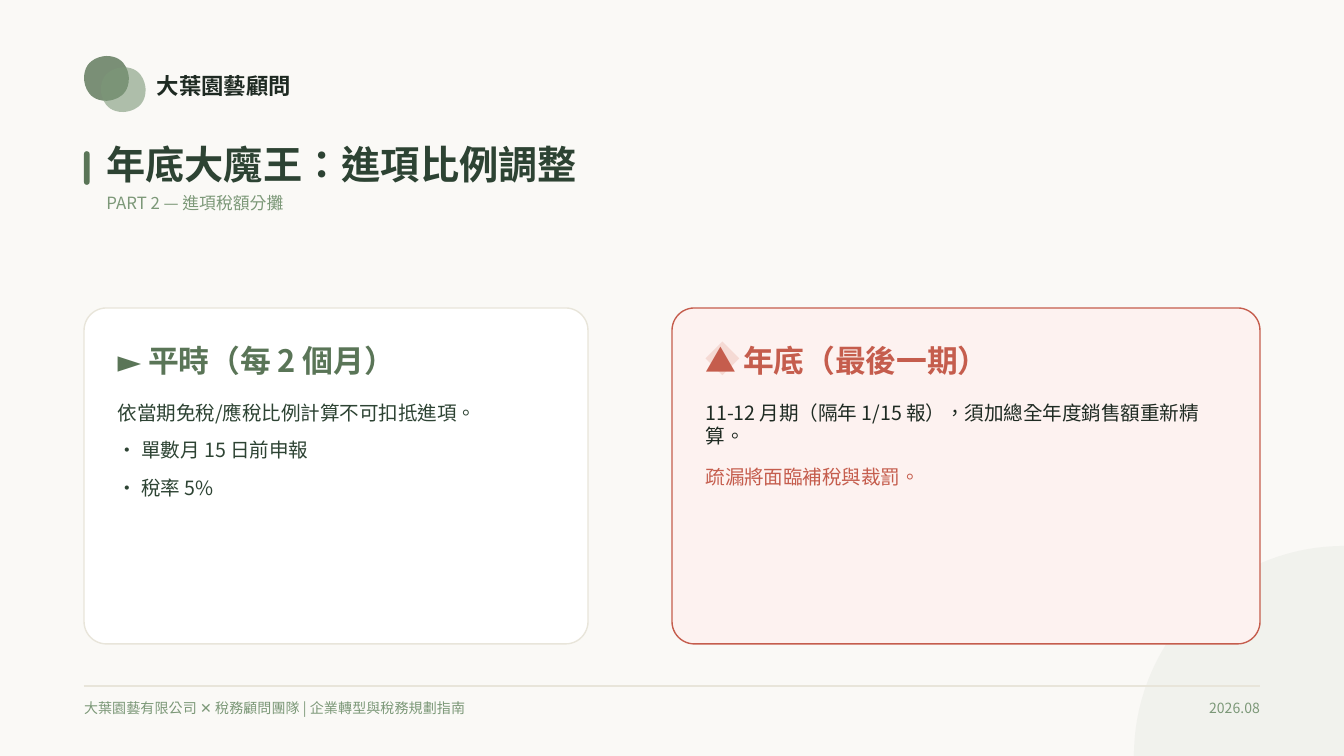
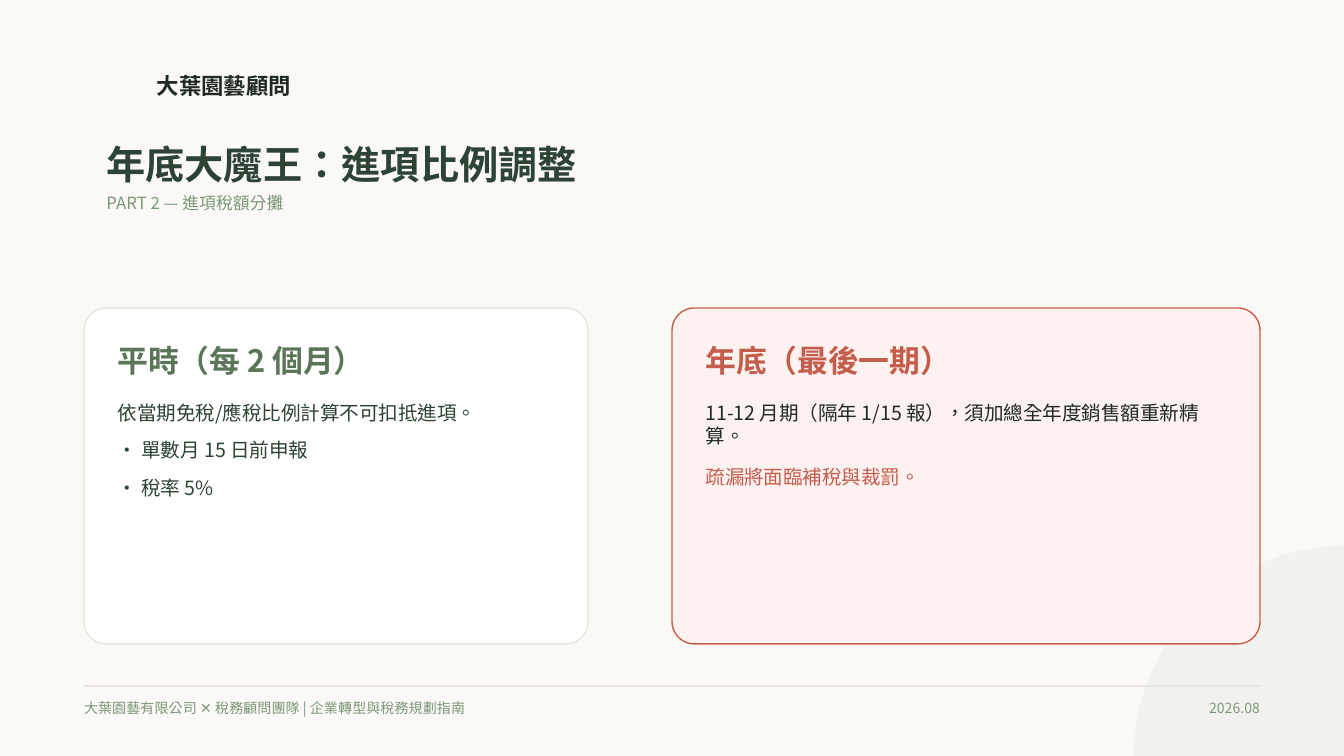
Before and after one commit to qwerty10218/horticulture-tax-case, a slide deck: slide 8 of 08_上台簡報準備/園藝公司設立與首年稅務規劃 (統一風格版).pptx. Drawn at 1344x756 pixels with LibreOffice and Linux fonts; fonts in the diff are those of the drawing. Boxes give left, top, right and bottom in pixels: in the first picture for what was removed or moved away, otherwise in the second. Text is boxed around its words. In the diff, an @@ line names an element or a change of style, - is before the commit and + after.

```diff
--- a/08_上台簡報準備/園藝公司設立與首年稅務規劃 (統一風格版).pptx
+++ b/08_上台簡報準備/園藝公司設立與首年稅務規劃 (統一風格版).pptx
@@ freeform shape removed at [83,56,128,101] @@
@@ freeform shape removed at [101,67,145,112] @@
@@ rounded rectangle removed at [83,151,89,184] @@
@@ text at [118,345,364,375]: text changed @@
-► 平時（每 2 個月）
+平時（每 2 個月）
@@ text at [706,345,951,375]: text changed @@
-▲ 年底（最後一期）
+年底（最後一期）
@@ freeform shape removed at [706,341,739,375] @@
```
Also in this commit, not shown: 14 other slides changed, 1 other file.
